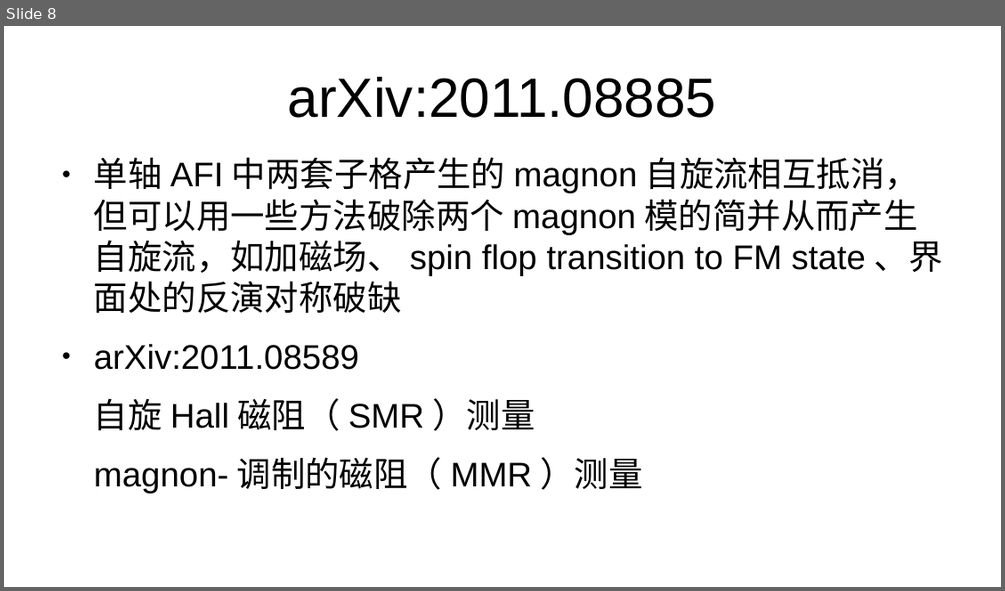
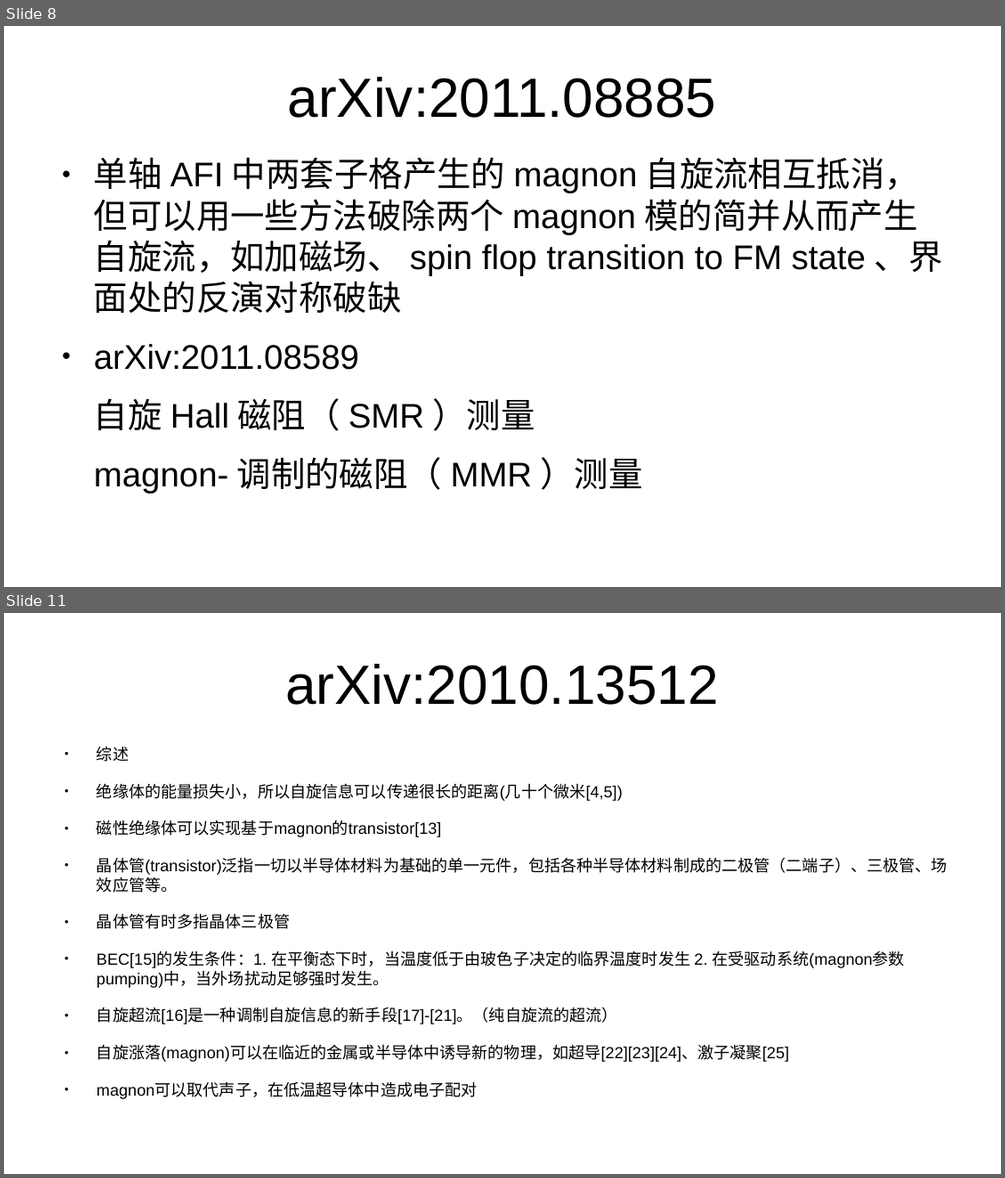
Before and after one commit to GoldenRaven/reference_reading, a slide deck: magnon.odp. Shown one above the other, each under a label of ours: slide 8 before the commit, slides 8 and 11 after it; the slides between them are not shown. The pictures are 1005x591 and 1005x1178 pixels, drawn with LibreOffice and Linux fonts; fonts in the diff are those of the drawing. Boxes give left, top, right and bottom in pixels: in the first picture for what was removed or moved away, otherwise in the second. Text is boxed around its words. In the diff, an @@ line names an element or a change of style, - is before the commit and + after.

```diff
--- a/magnon.odp
+++ b/magnon.odp
@@ slide 11 added at (4,613,1001,1174), background #FFFFFF @@
@@ title added at (285,664,718,705), 44 pt, text #000000 @@
+arXiv:2010.13512
@@ text added at (97,747,947,1062), 12.8 pt, text #000000 @@
+● 综述
+● 绝缘体的能量损失小，所以自旋信息可以传递很长的距离(几十个微米[4,5])
+● 磁性绝缘体可以实现基于magnon的transistor[13]
+● 晶体管(transistor)泛指一切以半导体材料为基础的单一元件，包括各种半导体材料制成的二极管（二端子）、三极管、场效应管等。
+● 晶体管有时多指晶体三极管
+● BEC[15]的发生条件：1. 在平衡态下时，当温度低于由玻色子决定的临界温度时发生 2. 在受驱动系统(magnon参数pumping)中，当外场扰动足够强时发生。
+● 自旋超流[16]是一种调制自旋信息的新手段[17]-[21]。（纯自旋流的超流）
+● 自旋涨落(magnon)可以在临近的金属或半导体中诱导新的物理，如超导[22][23][24]、激子凝聚[25]
+● magnon可以取代声子，在低温超导体中造成电子配对
```
Also in this commit, not shown: 3 other slides added, 1 slide removed, 6 other files.
